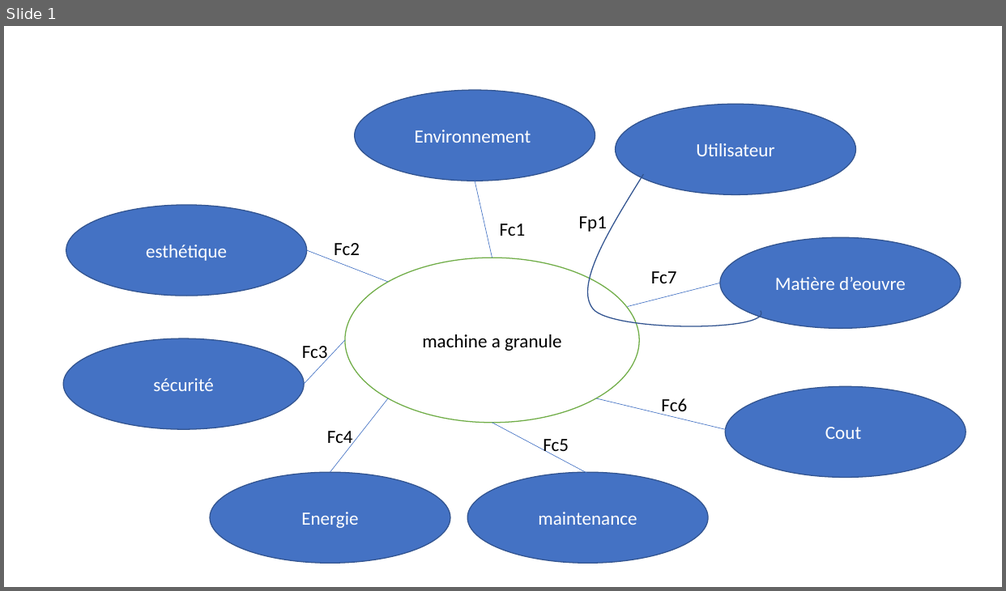
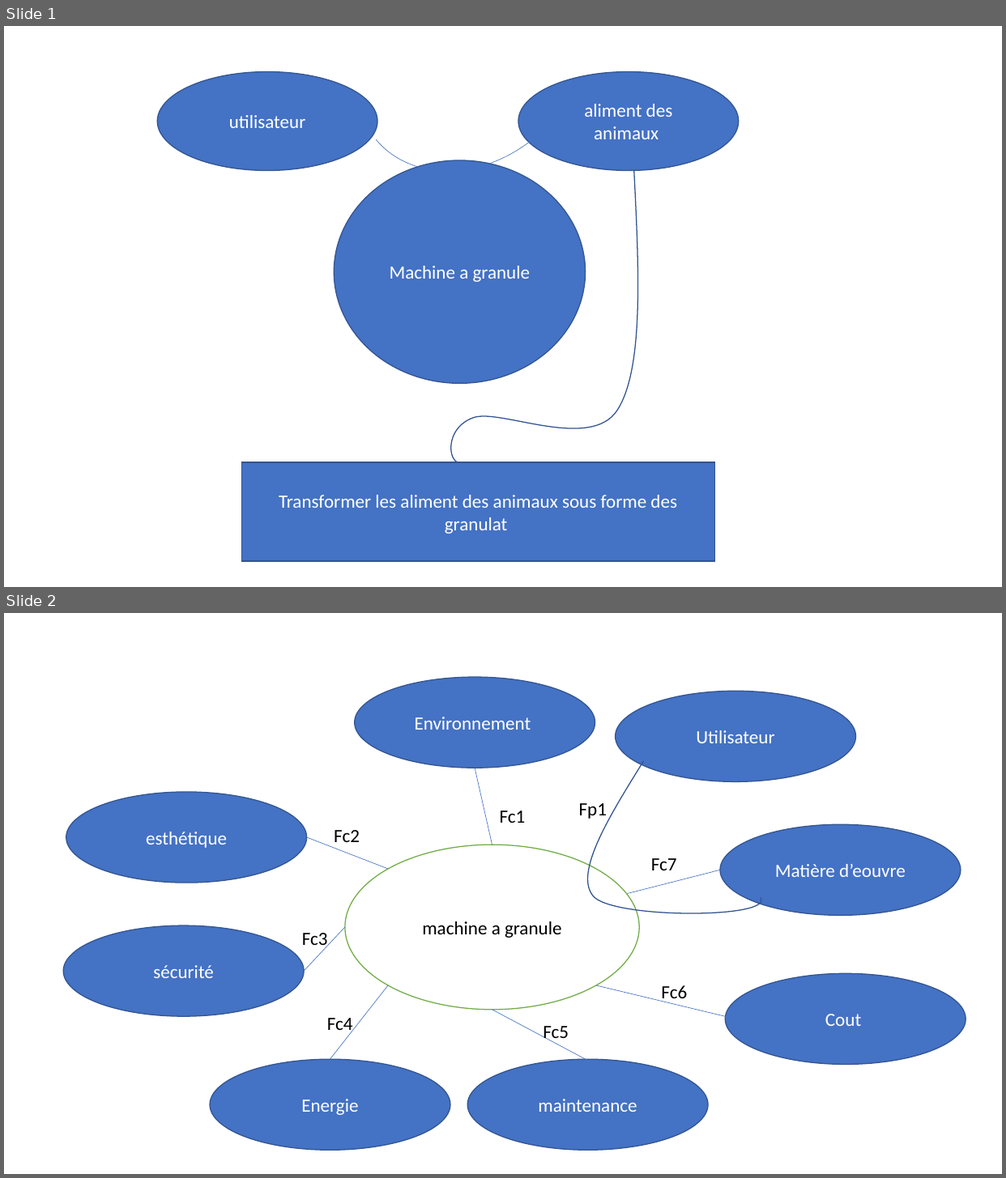
Before and after one commit to ibaali-creation/PFE_ESTC, a slide deck: Documents/pieuvre.pptx. Shown one above the other, each under a label of ours: slide 1 before the commit, slides 1 and 2 after it. The pictures are 1006x591 and 1006x1178 pixels, drawn with LibreOffice and Linux fonts; fonts in the diff are those of the drawing. Boxes give left, top, right and bottom in pixels: in the first picture for what was removed or moved away, otherwise in the second. Text is boxed around its words. In the diff, an @@ line names an element or a change of style, - is before the commit and + after.

```diff
--- a/Documents/pieuvre.pptx
+++ b/Documents/pieuvre.pptx
@@ slide 1 added at [4,26,1002,587], background #FFFFFF @@
@@ arc (boxed as its full ellipse) added at [313,26,629,217], outline #4472C4 0.5 pt @@
@@ ellipse added at [157,71,377,170], fill #4472C4, outline #325491 1 pt, 18 pt, text #FFFFFF @@
+utilisateur
@@ ellipse added at [518,71,739,170], fill #4472C4, outline #325491 1 pt, 18 pt, text #FFFFFF @@
+aliment des animaux
@@ ellipse added at [334,160,586,384], fill #4472C4, outline #325491 1 pt, 18 pt, text #FFFFFF @@
+Machine a granule
@@ freeform shape added at [451,169,638,463], outline #325491 1 pt @@
@@ rectangle added at [241,463,714,561], fill #4472C4, outline #325491 1 pt, 18 pt, text #FFFFFF @@
+Transformer les aliment des animaux sous forme des granulat
@@ what was slide 1 is now slide 2 @@
```
Also in this commit, not shown: 2 other slides added, 1 slide removed, 4 other files.
